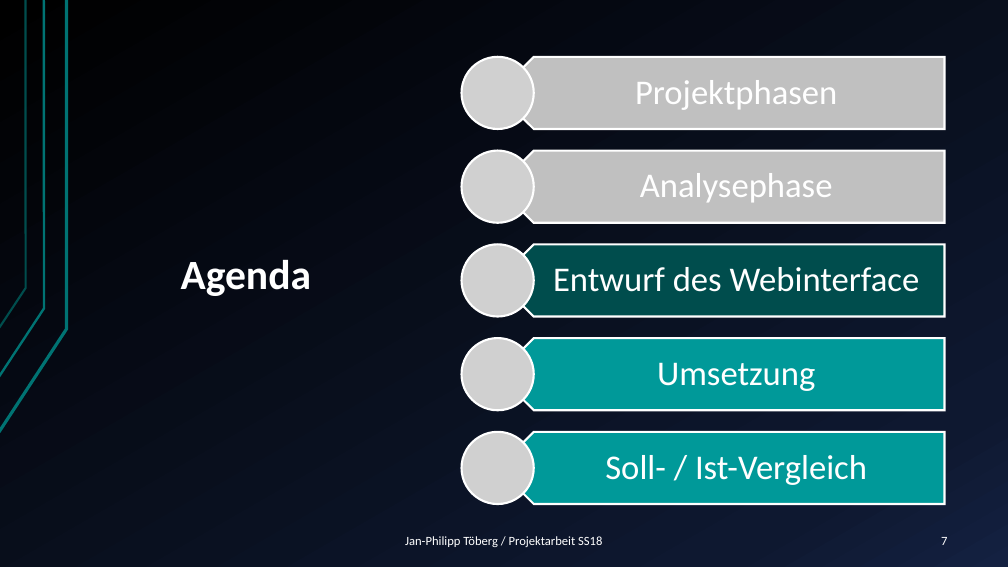
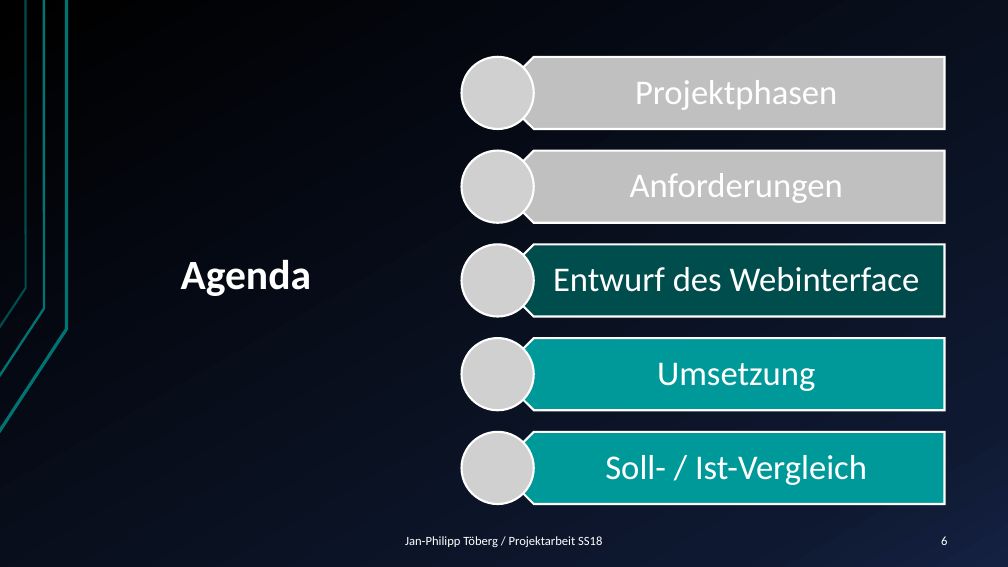
Before and after one commit to Janfiderheld/Drahtloses-Tuerschild-PA, a slide deck: slide 6 of Dokumentation/Kolloquium Janfi.pptx (slide 7 before the commit). Drawn at 1008x567 pixels with LibreOffice and Linux fonts; fonts in the diff are those of the drawing; grey boxes stand for pictures. Boxes give left, top, right and bottom in pixels: in the first picture for what was removed or moved away, otherwise in the second. Text is boxed around its words. In the diff, an @@ line names an element or a change of style, - is before the commit and + after.

```diff
--- a/Dokumentation/Kolloquium Janfi.pptx
+++ b/Dokumentation/Kolloquium Janfi.pptx
@@ text at box(630, 173, 843, 203): text changed @@
-Analysephase
+Anforderungen
@@ page number at box(941, 536, 947, 545): text changed @@
-7
+6
```
Also in this commit, not shown: 10 other slides changed, 1 slide removed, 1 other file.
